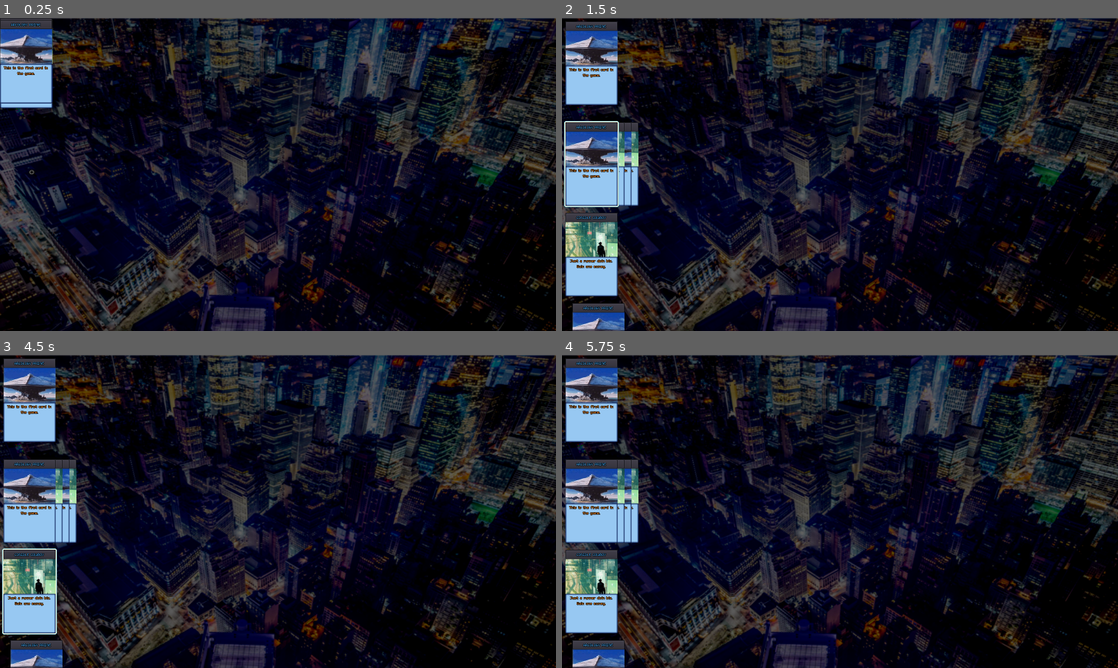
Above: before the commit, frames 1-4 (two rows, left to right).
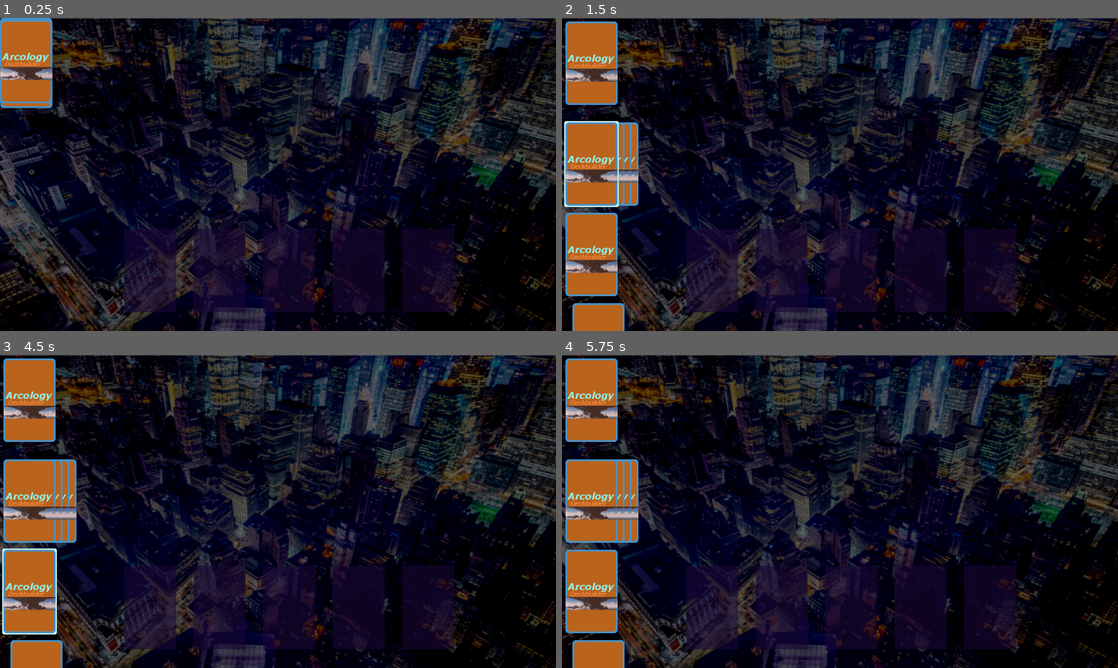
Above: after the commit, the same moments.

Repository: dancraig1985/arcology-deckbuilder
Game: Godot game, scene res://core/scenes/main.tscn
Two runs of this game, one before a commit and one after it. Both use one fixed random seed, a clock stepped at 60 frames per second and the inputs below.
Inputs (mouse positions are in pixels of both pictures, inside the frame that each line leads up to):
- Up to frame 1 (0.25 s): no input
- Up to frame 2 (1.5 s): move the mouse to (589, 61) at 0.52 s; tap Enter at 1.25 s; move the mouse to (589, 165) at 1.27 s
- Up to frame 3 (4.5 s): tap Space at 2, 3.5 s; move the mouse to (38, 502) at 2.02 s; tap Enter at 2.75, 4.25 s; move the mouse to (44, 502) at 2.77 s; move the mouse to (50, 502) at 3.52 s; move the mouse to (27, 592) at 4.27 s
- Up to frame 4 (5.75 s): tap Space at 5 s; move the mouse to (867, 511) at 5.02 s

The runs differ from the first frame. In frame 1, 7.3% of the frame differs, in the area x 0-82%, y 0-94%; in frame 2, 14%; in frame 3, 14%, in the area x 0-82%, y 1-100%; in frame 4, 14%.

Commit message:
Card art and node reorg

Diff:
--- /dev/null
+++ b/core/autoloads/rng.gd
@@ -0,0 +1,11 @@
+extends Node
+
+func _ready():
+	randomize()
+
+# Returns random int between max and min, default 0 - 9
+func get_randi(max_val: int = 10, min_val: int = 0) -> int:
+	return randi() % max_val + min_val
+
+func value_from_list(_array):
+	return _array[randi() % _array.size()]
--- a/core/classes/card_library.gd
+++ b/core/classes/card_library.gd
@@ -19,5 +19,12 @@
 	}
 }
 
+var decks := {
+	"Player Deck": {
+		"Arcology Prime": 3,
+		"Console Cowboy": 2
+	}
+}
+
 func get_card_data(card_name: String) -> Dictionary:
 	return cards[card_name]
--- a/core/card.gd
+++ b/core/scenes/card.gd
@@ -4,6 +4,8 @@
 
 var card_data := {}
 var CardStackMachine
+
+onready var node_dealer := get_parent()
 
 onready var node_card_collision:= $CardCollision
 onready var node_highlight_mouse := $HighlightMouse
@@ -46,16 +48,18 @@
 
 func _on_card_data_updated(card) -> void:
 	node_card_name.text = card_data["Card Name"]
-	node_card_art.texture = load("res://assets/art/card-art/" + card_data["Card Art"] + ".png")
+	node_card_art.texture = load("res://assets/art/card_art/" + card_data["Card Art"] + ".png")
 	node_card_text.text = card_data["Card Text"]
 
 
 func _on_mouse_entered():
-	Dealer.add_card_highlight_mouse_candidate(self)
+	if node_dealer:
+		node_dealer.add_card_highlight_mouse_candidate(self)
 
 
 func _on_mouse_exited():
-	Dealer.remove_card_highlight_mouse_candidate(self)
+	if node_dealer:
+		node_dealer.remove_card_highlight_mouse_candidate(self)
 
 
 func set_highlight_mouse_visible(value := false) -> void:
--- a/core/scenes/card.tscn
+++ b/core/scenes/card.tscn
@@ -1,8 +1,9 @@
-[gd_scene load_steps=7 format=2]
+[gd_scene load_steps=8 format=2]
 
-[ext_resource path="res://core/card.gd" type="Script" id=1]
-[ext_resource path="res://assets/art/card-art/arcology.png" type="Texture" id=2]
+[ext_resource path="res://core/scenes/card.gd" type="Script" id=1]
+[ext_resource path="res://assets/art/card_art/arcology.png" type="Texture" id=2]
 [ext_resource path="res://core/main_theme.tres" type="Theme" id=3]
+[ext_resource path="res://assets/art/card_art/card_back_arcology_deckbuilder_150x240_v1.png" type="Texture" id=4]
 
 [sub_resource type="StyleBoxFlat" id=1]
 bg_color = Color( 0.964844, 0.964844, 0.870621, 1 )
@@ -61,6 +62,7 @@
 }
 
 [node name="Front" type="Panel" parent="CardDisplay"]
+visible = false
 anchor_right = 1.0
 anchor_bottom = 1.0
 mouse_filter = 2
@@ -126,11 +128,11 @@
 align = 1
 autowrap = true
 
-[node name="Back" type="Panel" parent="CardDisplay"]
-visible = false
+[node name="Back" type="TextureRect" parent="CardDisplay"]
 margin_right = 150.0
 margin_bottom = 240.0
 mouse_filter = 2
+texture = ExtResource( 4 )
 
 [node name="CardCollision" type="Area2D" parent="."]
 
--- /dev/null
+++ b/core/scenes/card_spot.tscn
@@ -0,0 +1,14 @@
+[gd_scene load_steps=2 format=2]
+
+[sub_resource type="StyleBoxFlat" id=1]
+bg_color = Color( 0.09863, 0.0294, 0.21, 0.584314 )
+
+[node name="CardSpot" type="Node2D"]
+
+[node name="ColoredBox" type="Panel" parent="."]
+margin_right = 150.0
+margin_bottom = 240.0
+custom_styles/panel = SubResource( 1 )
+__meta__ = {
+"_edit_use_anchors_": false
+}
--- a/core/autoloads/dealer.gd
+++ b/core/scenes/dealer.gd
@@ -1,4 +1,4 @@
-extends Node
+extends Node2D
 
 var DealerCardLibrary := CardLibrary.new()
 
@@ -7,8 +7,6 @@
 var card_highlight_mouse_candidates := []
 
 var CardScene := preload("res://core/scenes/card.tscn")
-
-onready var main_node = get_tree().get_root().get_node("Main")
 
 func _ready():
 	pass
@@ -37,7 +35,7 @@
 						spawn_z_index: int = 0) -> Node:
 	var card_node = CardScene.instance()
 	var card_data = DealerCardLibrary.get_card_data(card_name)
-	main_node.add_child(card_node)
+	add_child(card_node)
 	#card_node.position = spawn_position
 	card_node.push_state(Constants.ST_CARD_MOVE_TO_POSITION, {target_position = spawn_position})
 	card_node.z_index = spawn_z_index
--- /dev/null
+++ b/core/scenes/dealer.tscn
@@ -0,0 +1,6 @@
+[gd_scene load_steps=2 format=2]
+
+[ext_resource path="res://core/scenes/dealer.gd" type="Script" id=1]
+
+[node name="Dealer" type="Node2D"]
+script = ExtResource( 1 )
--- /dev/null
+++ b/core/scenes/deck.gd
@@ -0,0 +1,27 @@
+extends Node2D
+
+export var deck_list: Dictionary = {
+	"Arcology Prime": 14,
+	"Console Cowboy": 6
+}
+export var deck_name: String = "Player Deck"
+
+onready var node_card_spots: Node = $CardSpots
+onready var node_cards: Node = $Cards
+
+
+func _ready() -> void:
+	pass
+
+func set_deck_list(new_deck_list: Dictionary) -> void:
+	deck_list = new_deck_list
+
+func add_card(new_card: Node) -> void:
+	new_card.get_parent().remove_child(new_card)
+	node_cards.add_child(new_card)
+
+func remove_card(card_to_remove: Node) -> void:
+	node_cards.remove_child(card_to_remove)
+
+func find_open_card_spot() -> int:
+	return 0
--- /dev/null
+++ b/core/scenes/deck.tscn
@@ -0,0 +1,10 @@
+[gd_scene load_steps=2 format=2]
+
+[ext_resource path="res://core/scenes/deck.gd" type="Script" id=1]
+
+[node name="Deck" type="Node2D"]
+script = ExtResource( 1 )
+
+[node name="CardSpots" type="Node2D" parent="."]
+
+[node name="Cards" type="Node2D" parent="."]
--- /dev/null
+++ b/core/scenes/deck_spot.tscn
@@ -0,0 +1,14 @@
+[gd_scene load_steps=2 format=2]
+
+[ext_resource path="res://core/themes/panel_deck_spot.tres" type="StyleBox" id=1]
+
+[node name="DeckSpot" type="Node2D"]
+
+[node name="Panel" type="Panel" parent="."]
+margin_right = 150.0
+margin_bottom = 240.0
+mouse_filter = 2
+custom_styles/panel = ExtResource( 1 )
+__meta__ = {
+"_edit_use_anchors_": false
+}
--- /dev/null
+++ b/core/scenes/decks/player_deck.tscn
@@ -0,0 +1,5 @@
+[gd_scene load_steps=2 format=2]
+
+[ext_resource path="res://core/scenes/deck.tscn" type="PackedScene" id=1]
+
+[node name="PlayerDeck" instance=ExtResource( 1 )]
--- /dev/null
+++ b/core/scenes/decks/player_hand.tscn
@@ -0,0 +1,21 @@
+[gd_scene load_steps=3 format=2]
+
+[ext_resource path="res://core/scenes/deck.tscn" type="PackedScene" id=1]
+[ext_resource path="res://core/scenes/card_spot.tscn" type="PackedScene" id=2]
+
+[node name="PlayerHand" instance=ExtResource( 1 )]
+
+[node name="CardSpot" parent="CardSpots" index="0" instance=ExtResource( 2 )]
+position = Vector2( -500, 100 )
+
+[node name="CardSpot2" parent="CardSpots" index="1" instance=ExtResource( 2 )]
+position = Vector2( -300, 100 )
+
+[node name="CardSpot3" parent="CardSpots" index="2" instance=ExtResource( 2 )]
+position = Vector2( -100, 100 )
+
+[node name="CardSpot4" parent="CardSpots" index="3" instance=ExtResource( 2 )]
+position = Vector2( 100, 100 )
+
+[node name="CardSpot5" parent="CardSpots" index="4" instance=ExtResource( 2 )]
+position = Vector2( 300, 100 )
--- a/core/scenes/main.tscn
+++ b/core/scenes/main.tscn
@@ -1,7 +1,10 @@
-[gd_scene load_steps=3 format=2]
+[gd_scene load_steps=6 format=2]
 
-[ext_resource path="res://core/main.gd" type="Script" id=1]
+[ext_resource path="res://core/scenes/main.gd" type="Script" id=1]
 [ext_resource path="res://assets/art/backgrounds/bg_dim_city_1280x720.png" type="Texture" id=2]
+[ext_resource path="res://core/scenes/decks/player_hand.tscn" type="PackedScene" id=3]
+[ext_resource path="res://core/scenes/decks/player_deck.tscn" type="PackedScene" id=4]
+[ext_resource path="res://core/scenes/dealer.tscn" type="PackedScene" id=5]
 
 [node name="Main" type="Node"]
 script = ExtResource( 1 )
@@ -17,3 +20,13 @@
 __meta__ = {
 "_edit_use_anchors_": false
 }
+
+[node name="Dealer" parent="." instance=ExtResource( 5 )]
+
+[node name="Decks" type="Node2D" parent="Dealer"]
+
+[node name="PlayerHand" parent="Dealer/Decks" instance=ExtResource( 3 )]
+position = Vector2( 857.197, 506.381 )
+
+[node name="PlayerDeck" parent="Dealer/Decks" instance=ExtResource( 4 )]
+position = Vector2( 163.502, 415.899 )
--- /dev/null
+++ b/core/themes/panel_deck_spot.tres
@@ -0,0 +1,4 @@
+[gd_resource type="StyleBoxFlat" format=2]
+
+[resource]
+bg_color = Color( 0.124507, 0.0322, 0.23, 0.376471 )
--- a/project.godot
+++ b/project.godot
@@ -32,9 +32,9 @@
 
 [autoload]
 
-Dealer="*res://core/autoloads/dealer.gd"
 Constants="*res://core/autoloads/constants.gd"
 Audio="*res://core/autoloads/audio.tscn"
+RNG="*res://core/autoloads/rng.gd"
 
 [debug]
 
Renamed: assets/art/card-art/arcology.png -> assets/art/card_art/arcology.png
Not shown, changed: assets/art/card_art/arcology.png.import
Binary file added: assets/art/card_art/card_back_arcology_deckbuilder_150x240_v1.png
Not shown, changed: assets/art/card_art/card_back_arcology_deckbuilder_150x240_v1.png.import
Renamed: assets/art/card-art/console_cowboy.png -> assets/art/card_art/console_cowboy.png
Not shown, added: assets/art/card_art/console_cowboy.png.import
Renamed: core/main.gd -> core/scenes/main.gd
